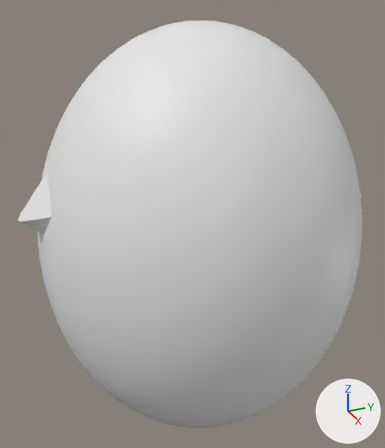
The Blender file Assets/PenguinDetailed.blend, before and after one commit.
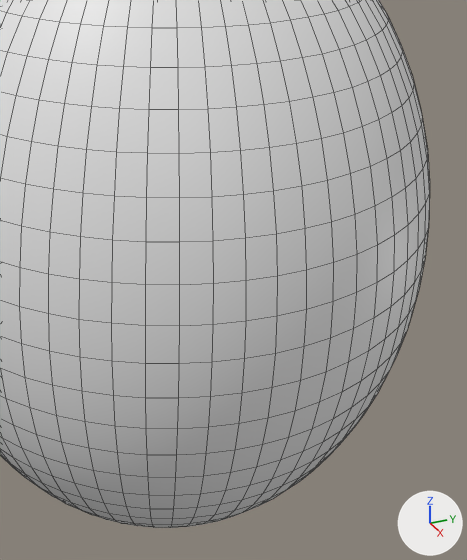
The first picture shows the older version from a 50 mm lens placed at (1.294, -0.604, 0.69), pointed at (-0.015, -0.015, 0.036). The close-ups show both versions on the part from 25% to 100% of the width and 23% to 100% of the height of that picture. The lights are fixed; the arrows at lower right show +X, +Y and +Z. The close-ups show mesh edges as thin lines. Materials are left out; every surface is plain grey.

In view in the first close-up: 'PenguinDetailed'.
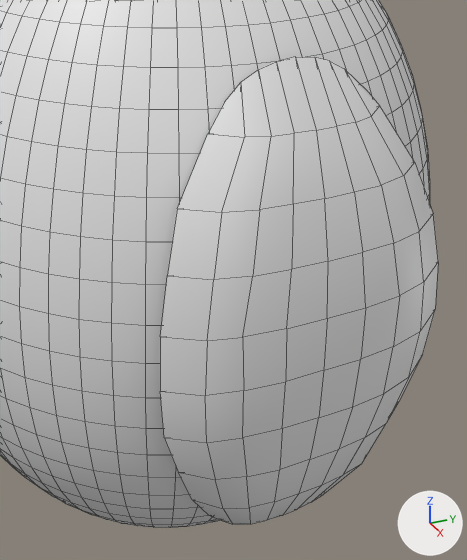
Location of each change, [x1, y1, x2, y2] in pixels of the close-ups (467 x 560 px):
```json
{"object": "PenguinDetailed", "change": "reshaped", "before": [0, 0, 430, 528], "after": [0, 0, 438, 528]}
{"part": 1, "of": "me_sphere_001", "change": "added", "after": [160, 57, 438, 525]}
```

The change, as JSON lines over the scene's bpy script:
```json
{"block": "me_sphere_001", "where": "# used by ob_penguindetailed; location = (0.0, 0.0, 0.0); rotation_euler = (1.571, 0.0, 0.0), in degrees (90, 0, 0)"}
{"op": "remove", "block": "me_sphere_001", "code": "me_sphere_001.from_pydata(...)  # 1025 vertices, 1026 faces; spans x 0.0..0.459, y -0.598..0.598, z -0.459..0.502"}
{"op": "add", "block": "me_sphere_001", "code": "me_sphere_001.from_pydata(...)  # 1187 vertices, 1186 faces; spans x 0.0..0.49, y -0.598..0.598, z -0.459..0.502"}
{"block": "me_sphere_001", "change": "me_sphere_001 part 1: a new loose piece of 162 vertices spanning x 0.349..0.49, y -0.421..0.387, z -0.26..0.21"}
```
